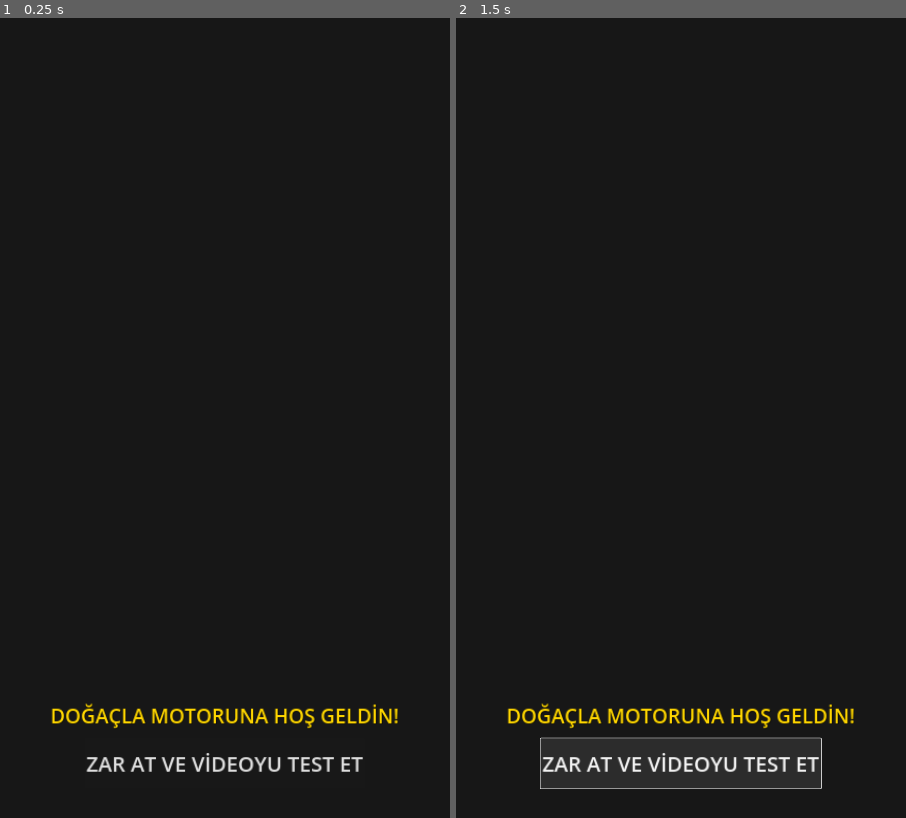
Above: before the commit, frames 1-2 (left to right).
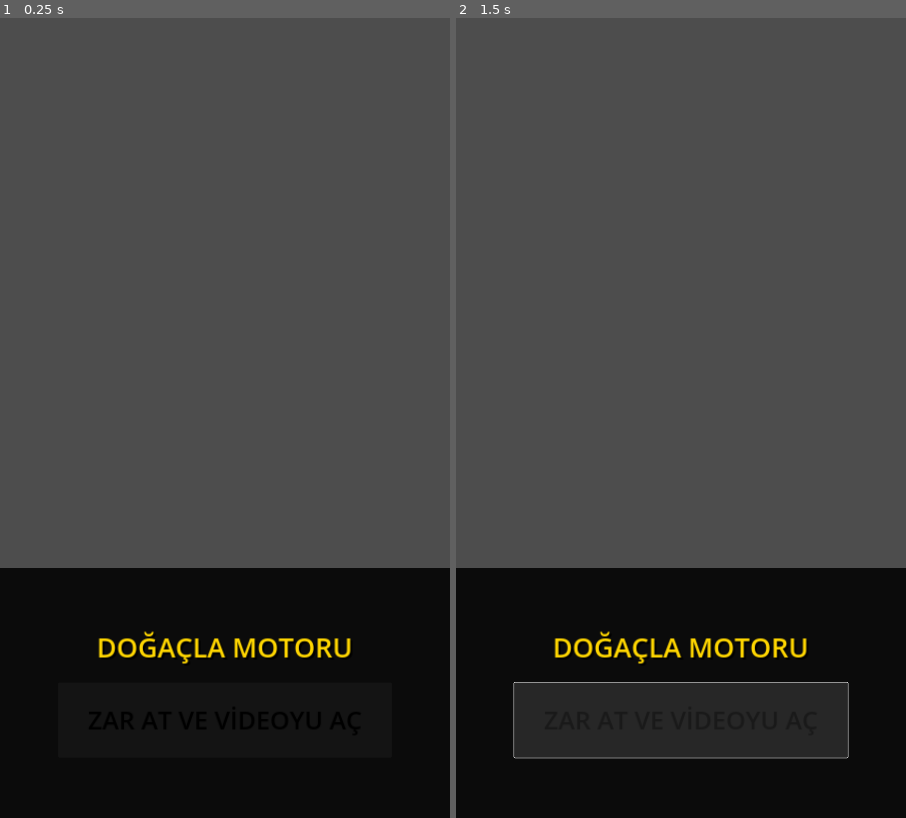
Above: after the commit, the same moments.

Repository: dodoyedek1-bit/dogacla-oyun
Game: Godot game, scene res://Main.tscn
Same seed, same stepped clock (60 frames per second), same inputs: the game is played once before the commit and once after it.
Inputs:
- Up to frame 1 (0.25 s): no input
- Up to frame 2 (1.5 s): click "ZAR AT VE VİDEOYU TEST ET" (after the commit: "ZAR AT VE VİDEOYU AÇ") at 0.5 s; click "ZAR AT VE VİDEOYU TEST ET" (after the commit: "ZAR AT VE VİDEOYU AÇ") at 1.25 s

The runs differ from the first frame. In frame 1, 71% of the frame differs, in the area x 0-100%, y 0-95%; in frame 2, 73%, in the area x 0-100%, y 0-97%.

Commit message:
Update Main.tscn

Diff:
--- a/Main.tscn
+++ b/Main.tscn
@@ -9,6 +9,7 @@
 anchor_bottom = 1.0
 grow_horizontal = 2
 grow_vertical = 2
+mouse_filter = 2
 script = ExtResource("1_script")
 
 [node name="Background" type="TextureRect" parent="."]
@@ -18,17 +19,9 @@
 anchor_bottom = 1.0
 grow_horizontal = 2
 grow_vertical = 2
+mouse_filter = 2
 expand_mode = 1
 stretch_mode = 6
-
-[node name="ColorOverlay" type="ColorRect" parent="."]
-layout_mode = 1
-anchors_preset = 15
-anchor_right = 1.0
-anchor_bottom = 1.0
-grow_horizontal = 2
-grow_vertical = 2
-color = Color(0, 0, 0, 0.7)
 
 [node name="VideoPlayer" type="VideoStreamPlayer" parent="."]
 layout_mode = 1
@@ -37,7 +30,20 @@
 anchor_bottom = 1.0
 grow_horizontal = 2
 grow_vertical = 2
+mouse_filter = 2
 expand = true
+
+[node name="BottomGradient" type="ColorRect" parent="."]
+layout_mode = 1
+anchors_preset = 12
+anchor_top = 1.0
+anchor_right = 1.0
+anchor_bottom = 1.0
+offset_top = -600.0
+grow_horizontal = 2
+grow_vertical = 0
+mouse_filter = 2
+color = Color(0, 0, 0, 0.85)
 
 [node name="UI" type="VBoxContainer" parent="."]
 layout_mode = 1
@@ -45,24 +51,31 @@
 anchor_top = 1.0
 anchor_right = 1.0
 anchor_bottom = 1.0
-offset_top = -300.0
-offset_bottom = -50.0
+offset_top = -500.0
+offset_bottom = -100.0
 grow_horizontal = 2
 grow_vertical = 0
-theme_override_constants/separation = 20
+mouse_filter = 2
+theme_override_constants/separation = 40
 alignment = 1
 
 [node name="StatusLabel" type="Label" parent="UI"]
 layout_mode = 2
 theme_override_colors/font_color = Color(1, 0.84, 0, 1)
 theme_override_colors/font_shadow_color = Color(0, 0, 0, 1)
-theme_override_font_sizes/font_size = 48
-text = "DOĞAÇLA MOTORUNA HOŞ GELDİN!"
+theme_override_constants/shadow_offset_x = 5
+theme_override_constants/shadow_offset_y = 5
+theme_override_font_sizes/font_size = 65
+text = "DOĞAÇLA MOTORU"
 horizontal_alignment = 1
 
 [node name="ActionBtn" type="Button" parent="UI"]
-custom_minimum_size = Vector2(400, 120)
+custom_minimum_size = Vector2(800, 180)
 layout_mode = 2
 size_flags_horizontal = 4
-theme_override_font_sizes/font_size = 50
-text = "ZAR AT VE VİDEOYU TEST ET"
+mouse_filter = 0
+theme_override_colors/font_color = Color(0, 0, 0, 1)
+theme_override_colors/font_pressed_color = Color(0.2, 0.2, 0.2, 1)
+theme_override_colors/font_hover_color = Color(0.1, 0.1, 0.1, 1)
+theme_override_font_sizes/font_size = 60
+text = "ZAR AT VE VİDEOYU AÇ"
